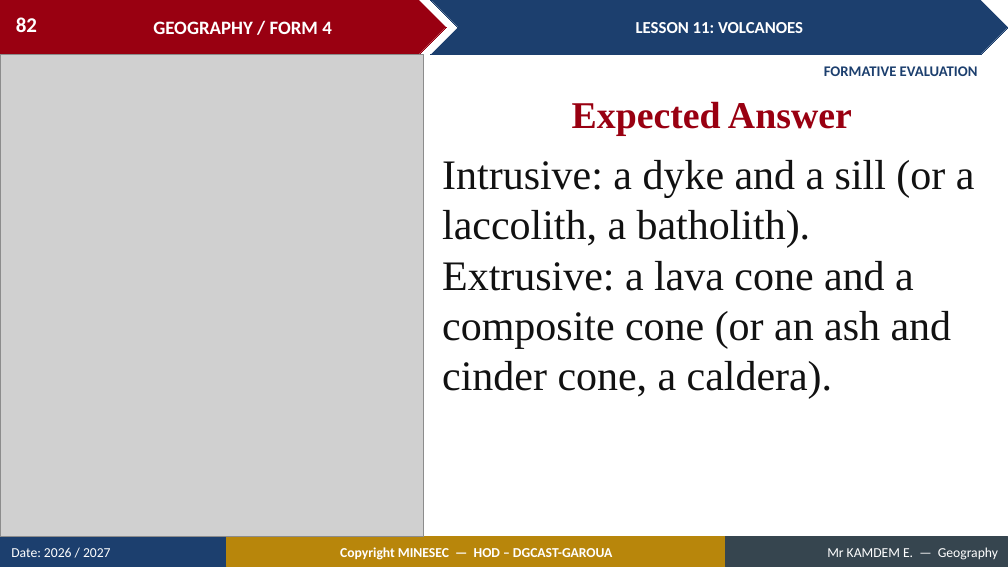
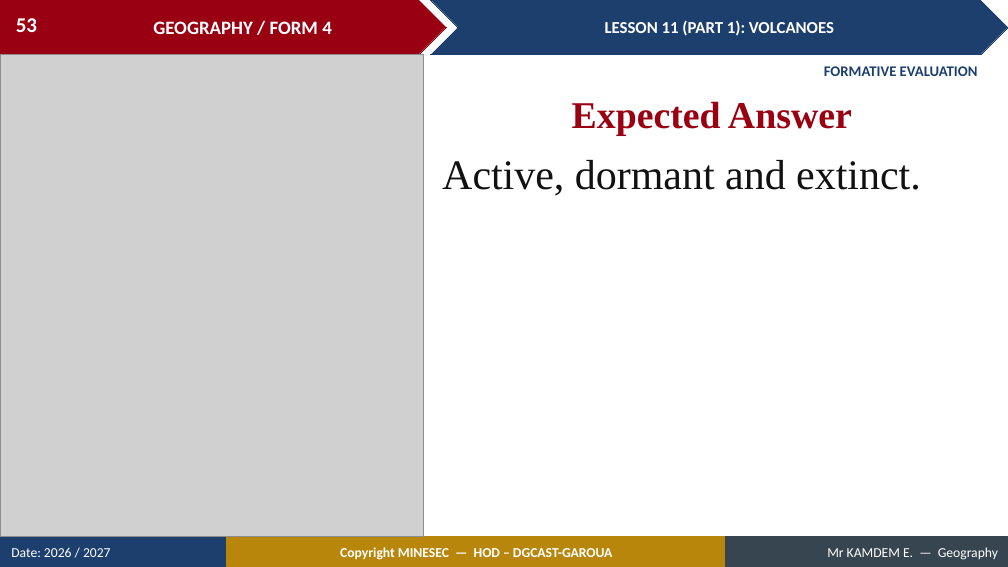
Before and after one commit to Berthautk/linea-github, a slide deck: slide 53 of lecons/F3/14_FORM4_LESSON11_Volcanoes.pptx (slide 82 before the commit). Drawn at 1008x567 pixels with LibreOffice and Linux fonts; fonts in the diff are those of the drawing; grey boxes stand for pictures. Boxes give left, top, right and bottom in pixels: in the first picture for what was removed or moved away, otherwise in the second. Text is boxed around its words. In the diff, an @@ line names an element or a change of style, - is before the commit and + after.

```diff
--- a/lecons/F3/14_FORM4_LESSON11_Volcanoes.pptx
+++ b/lecons/F3/14_FORM4_LESSON11_Volcanoes.pptx
@@ page number at <box>16,18,37,32</box>: text changed @@
-82
+53
@@ text in chevron at <box>605,20,834,36</box>: text changed @@
-LESSON 11: VOLCANOES
+LESSON 11 (PART 1): VOLCANOES
@@ text at <box>442,160,921,196</box>: text changed @@
-Intrusive: a dyke and a sill (or a laccolith, a batholith). Extrusive: a lava cone and a composite cone (or an ash and cinder cone, a caldera).
+Active, dormant and extinct.
```
Also in this commit, not shown: 62 other slides changed, 1 slide added, 31 slides removed, 13 other files.
